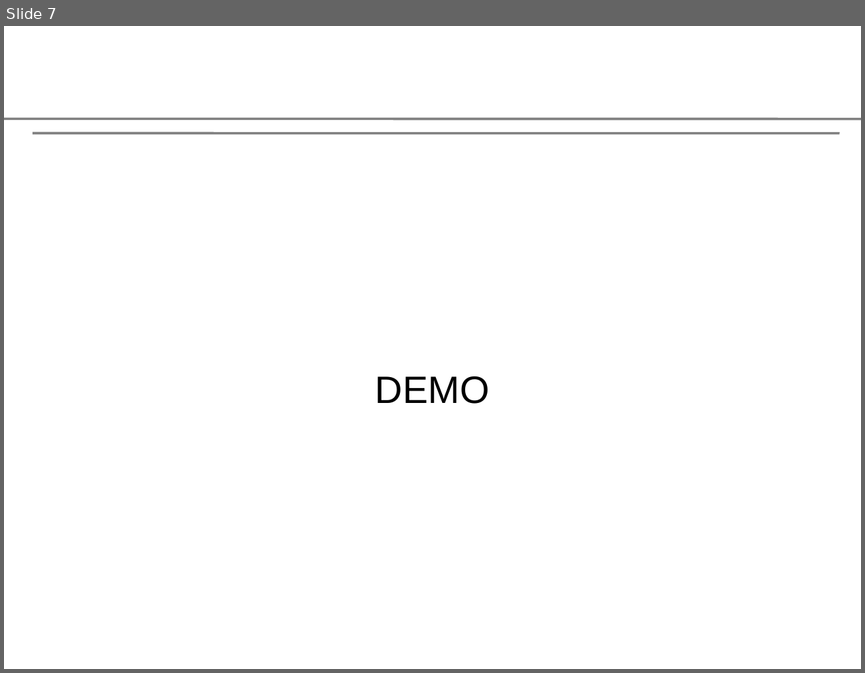
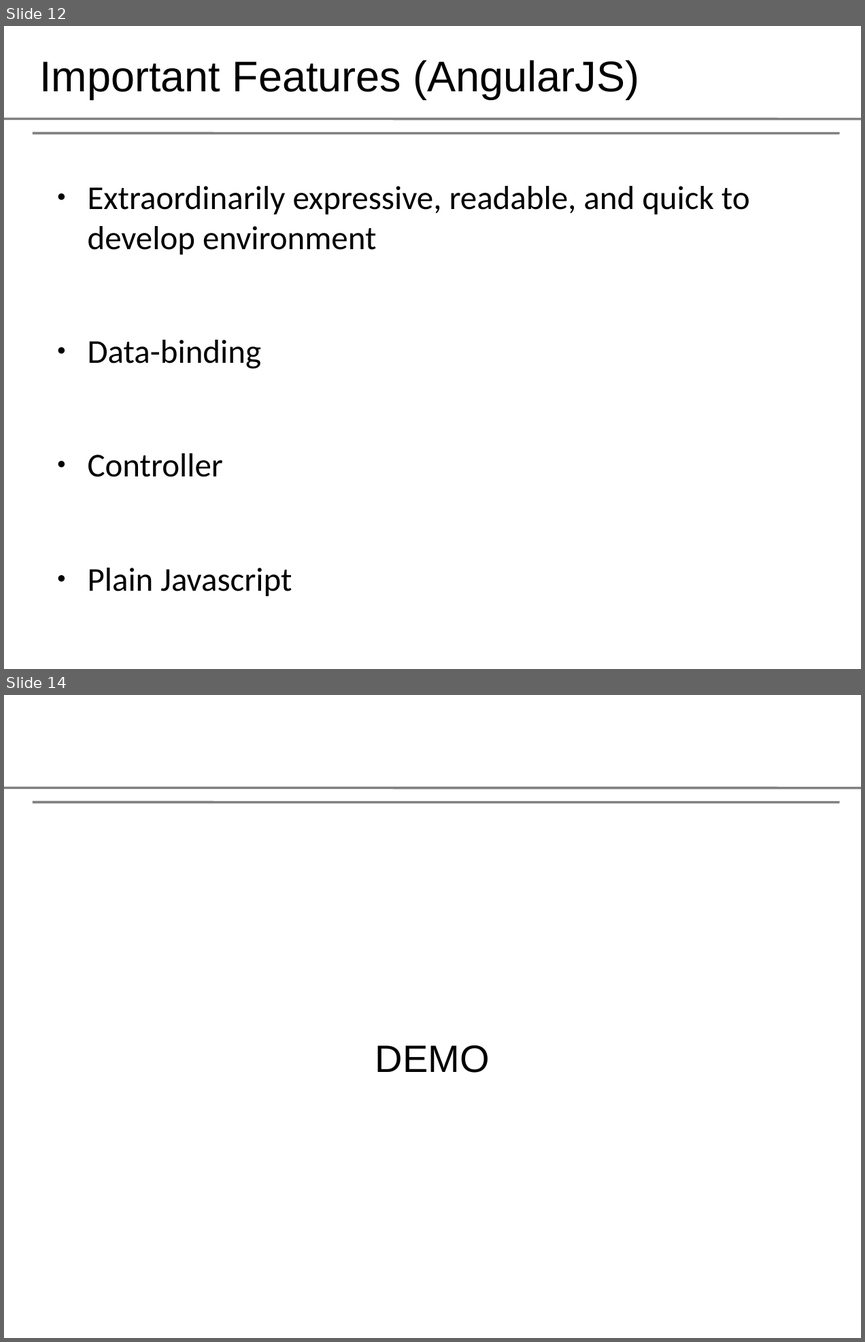
Before and after one commit to aashish-pathak/leadsnetwork, a slide deck: leads_in.odp. Shown one above the other, each under a label of ours: slide 7 before the commit, slides 12 and 14 after it; the slides between them are not shown. The pictures are 865x673 and 865x1342 pixels, drawn with LibreOffice and Linux fonts; fonts in the diff are those of the drawing; background and template pictures are left out. Boxes give left, top, right and bottom in pixels: in the first picture for what was removed or moved away, otherwise in the second. Text is boxed around its words. In the diff, an @@ line names an element or a change of style, - is before the commit and + after.

```diff
--- a/leads_in.odp
+++ b/leads_in.odp
@@ slide 12 added at [4,26,861,669], background #FFFFFF; not listed: 2 template elements that a slide beside it also shows @@
@@ title added at [39,60,639,99], 36 pt, text #000000 @@
+Important Features (AngularJS)
@@ text added at [88,186,750,596], 28 pt, text #000000 @@
+● Extraordinarily expressive, readable, and quick to develop environment
+● Data-binding
+● Controller
+● Plain Javascript
@@ what was slide 7 is now slide 14 @@
```
Also in this commit, not shown: 2 slides changed, 20 other slides added, 1 slide removed.
